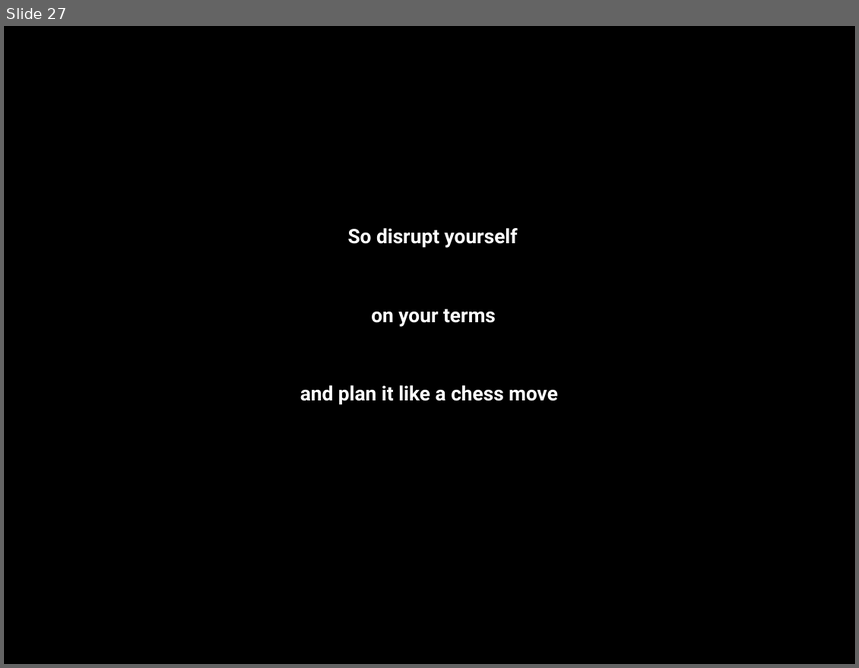
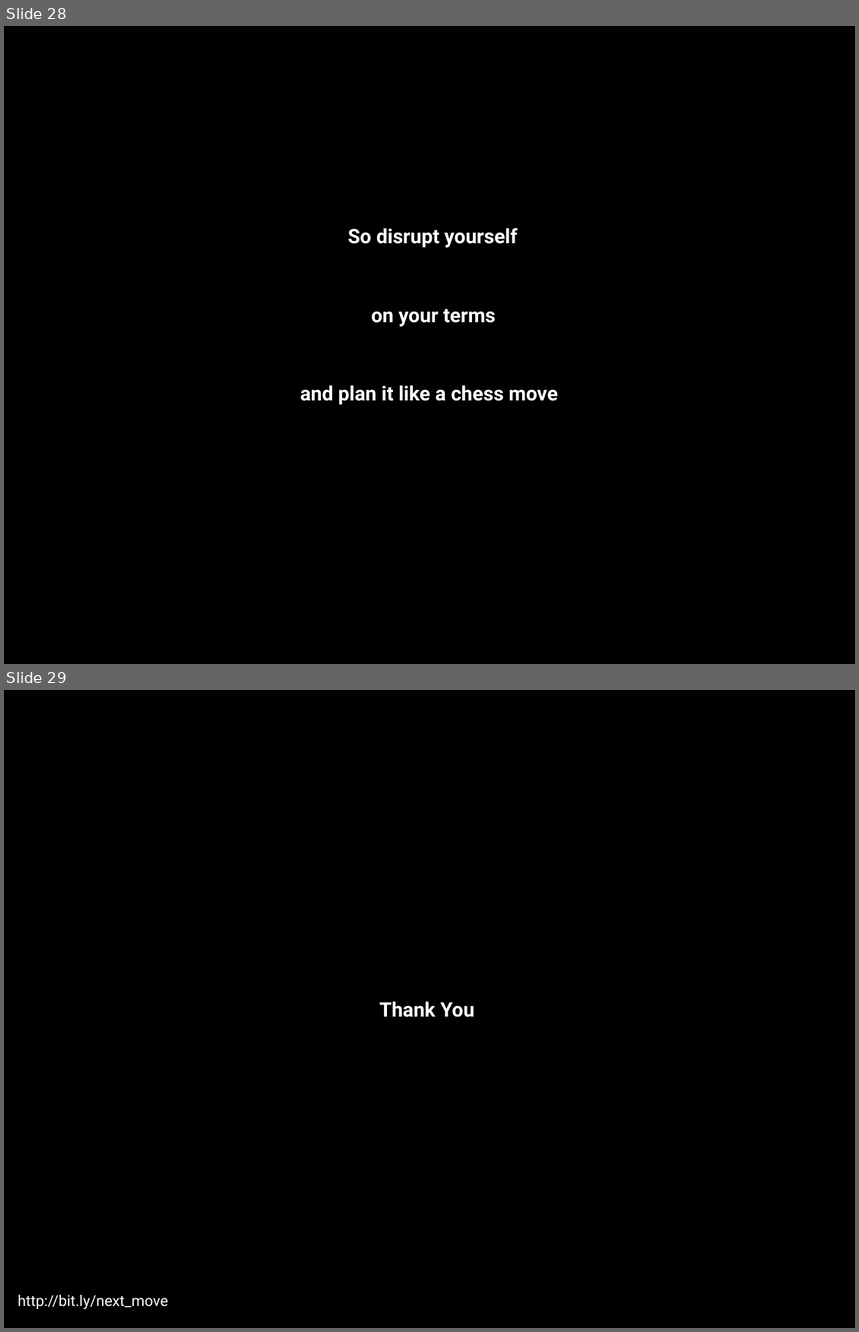
Before and after one commit to digitalbias/digitalbias.github.io, a slide deck: files/next_move.pptx. Shown one above the other, each under a label of ours: slide 27 before the commit, slides 28 and 29 after it. The pictures are 859x668 and 859x1332 pixels, drawn with LibreOffice and Linux fonts; fonts in the diff are those of the drawing; background and template pictures are left out. Boxes give left, top, right and bottom in pixels: in the first picture for what was removed or moved away, otherwise in the second. Text is boxed around its words. In the diff, an @@ line names an element or a change of style, - is before the commit and + after.

```diff
--- a/files/next_move.pptx
+++ b/files/next_move.pptx
@@ slide 29 added at <box>4,690,855,1328</box>, background picture (left out) @@
@@ text added at <box>379,1002,474,1018</box>, 24 pt, text #FFFFFF, bold @@
+Thank You
@@ text added at <box>18,1295,168,1309</box>, 18 pt, text #FFFFFF @@
+http://bit.ly/next_move
@@ what was slide 27 is now slide 28 @@
```
Also in this commit, not shown: 1 other slide added, 1 slide removed, 1 other file.
